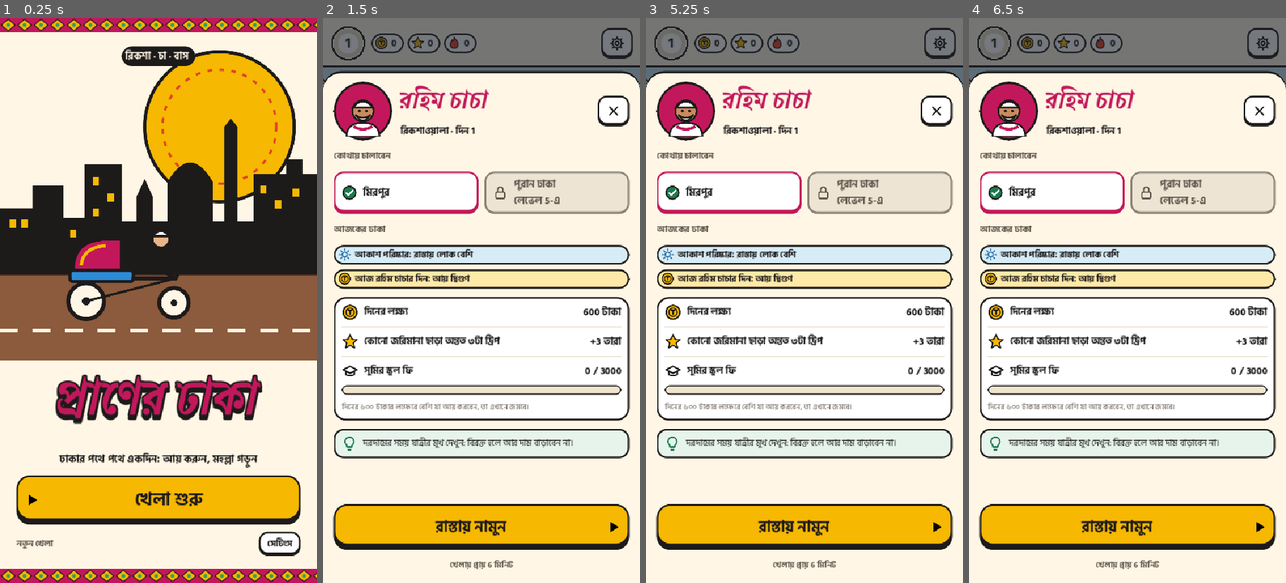
Above: before the commit, frames 1-4 (left to right).
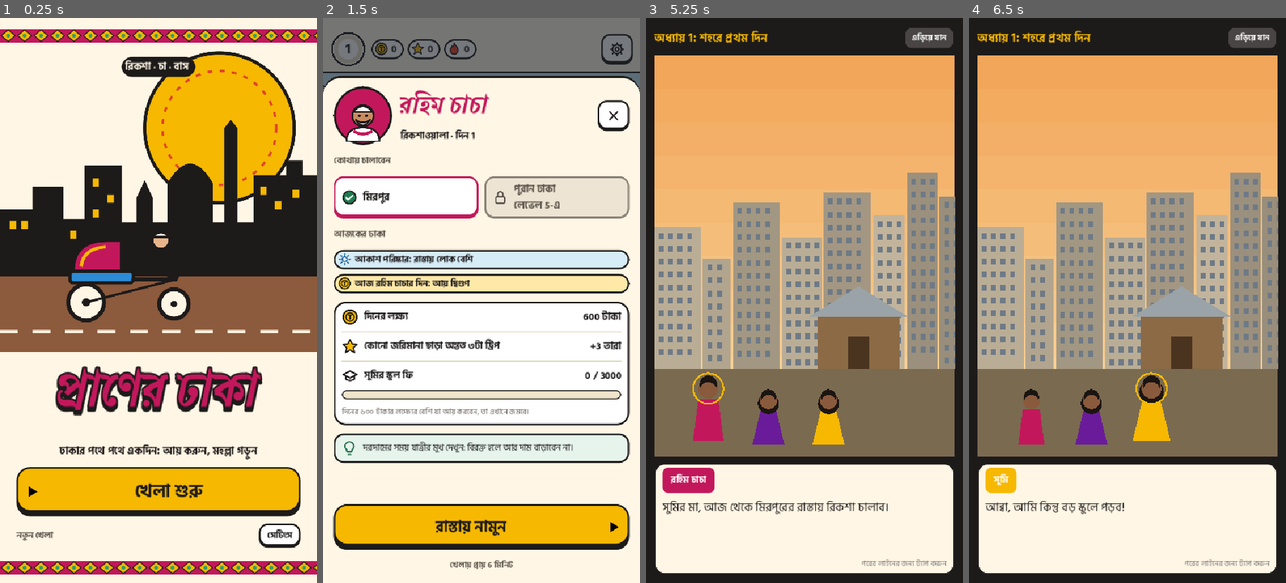
Above: after the commit, the same moments.

Repository: Habibur-Rahman-KUET-09/Dhakay-Akdin
Game: Godot game, scene res://scenes/main.tscn
The game is run twice, just before and just after one commit, with the same random seed, the same clock (stepped at 60 frames per second) and the same inputs.
Inputs (mouse positions are in pixels of both pictures, inside the frame that each line leads up to; where the layout moved, square brackets give the same spot in the first picture):
- Up to frame 1 (0.25 s): no input
- Up to frame 2 (1.5 s): click "খেলা শুরু" at 0.5 s; click (481, 486) [481, 492] at 1.25 s
- Up to frame 3 (5.25 s): click (804, 486) [804, 492] at 2 s; click (703, 244) [703, 238] at 2.75 s; click (804, 244) [804, 238] at 3.5 s; click (905, 244) [905, 238] at 4.25 s; click "মহল্লা" at 5 s
- Up to frame 4 (6.5 s): click "দোকান" at 5.75 s

The runs differ from the first frame. In frame 1, 23% of the frame differs, in the area x 0-100%, y 0-100%; in frame 2, 26%; in frame 3, 90%; in frame 4, 90%.

Commit message:
Menu art as PNG, and room at the top and bottom
- On the phone no icon, face or street showed: the Android export
  templates cannot read SVG (the files were in the APK). The art is now
  drawn out to PNG by tool/render_ui.js and read from that.
- The menus, the sheet, settings and the end of a day leave room for the
  phone's notch and gesture bar, plus a little air.

Co-Authored-By: Claude Opus 5.5 <noreply@anthropic.com>
Claude-Session: https://claude.ai/code/session_01D5VTTbiAkjZrLBvbSQEf7i

Diff:
--- a/game/scripts/ui/day_end.gd
+++ b/game/scripts/ui/day_end.gd
@@ -56,7 +56,8 @@
 	margin.size_flags_horizontal = Control.SIZE_EXPAND_FILL
 	for side in ["left", "right"]:
 		margin.add_theme_constant_override("margin_" + side, 16)
-	margin.add_theme_constant_override("margin_top", 26)
+	var room := Look.safe_insets(get_viewport())
+	margin.add_theme_constant_override("margin_top", 8 + room.x)
 	margin.add_theme_constant_override("margin_bottom", 12)
 	scroll.add_child(margin)
 	var page := VBoxContainer.new()
@@ -77,7 +78,7 @@
 	for side in ["left", "right"]:
 		pad.add_theme_constant_override("margin_" + side, 16)
 	pad.add_theme_constant_override("margin_top", 8)
-	pad.add_theme_constant_override("margin_bottom", 18)
+	pad.add_theme_constant_override("margin_bottom", 4 + room.y)
 	pad.add_child(buttons)
 	col.add_child(pad)
 	var home := Look.chunky(s.t("toMohalla"), Look.YELLOW, Look.OUTLINE, 24, 7, 22)
--- a/game/scripts/ui/home.gd
+++ b/game/scripts/ui/home.gd
@@ -136,8 +136,11 @@
 
 
 func _title_page() -> void:
+	var room := Look.safe_insets(get_viewport())
 	var col := VBoxContainer.new()
 	col.set_anchors_preset(Control.PRESET_FULL_RECT)
+	col.offset_top = room.x
+	col.offset_bottom = -room.y
 	col.add_theme_constant_override("separation", 0)
 	add_child(col)
 	col.add_child(Look.band(24))
@@ -249,7 +252,7 @@
 	style.border_width_bottom = 3
 	style.content_margin_left = 12
 	style.content_margin_right = 12
-	style.content_margin_top = 12
+	style.content_margin_top = 4 + Look.safe_insets(get_viewport()).x
 	style.content_margin_bottom = 10
 	panel.add_theme_stylebox_override("panel", style)
 	var row := HBoxContainer.new()
@@ -320,7 +323,7 @@
 	var style := StyleBoxFlat.new()
 	style.bg_color = Look.OUTLINE
 	style.content_margin_top = 8
-	style.content_margin_bottom = 12
+	style.content_margin_bottom = 4 + Look.safe_insets(get_viewport()).y
 	style.content_margin_left = 4
 	style.content_margin_right = 4
 	panel.add_theme_stylebox_override("panel", style)
@@ -713,10 +716,10 @@
 	style.content_margin_left = 18
 	style.content_margin_right = 18
 	style.content_margin_top = 18
-	style.content_margin_bottom = 18
+	style.content_margin_bottom = 4 + Look.safe_insets(get_viewport()).y
 	panel.add_theme_stylebox_override("panel", style)
 	panel.set_anchors_preset(Control.PRESET_FULL_RECT)
-	panel.offset_top = 90
+	panel.offset_top = 80 + Look.safe_insets(get_viewport()).x
 	shade.add_child(panel)
 	var col := VBoxContainer.new()
 	col.add_theme_constant_override("separation", 14)
@@ -1540,8 +1543,9 @@
 	panel.set_anchors_preset(Control.PRESET_FULL_RECT)
 	panel.offset_left = 14
 	panel.offset_right = -14
-	panel.offset_top = 36
-	panel.offset_bottom = -36
+	var room := Look.safe_insets(get_viewport())
+	panel.offset_top = 18 + room.x
+	panel.offset_bottom = -(18 + room.y)
 	shade.add_child(panel)
 	var col := VBoxContainer.new()
 	col.add_theme_constant_override("separation", 12)
--- a/game/scripts/ui/look.gd
+++ b/game/scripts/ui/look.gd
@@ -70,22 +70,22 @@
 static var _icons := {}
 
 
-## An icon from textures/ui/ (SVG, drawn at the size asked for, twice over
-## for sharp phone screens). Line icons are white: tint them with modulate.
-static func icon_texture(name: String, px := 32) -> Texture2D:
-	var key := "%s@%d" % [name, px]
+## An icon from textures/ui/ (drawn from the SVGs there by
+## tool/render_ui.js, kept as PNG so every build can read it), made `px`
+## wide at `density` pixels each (twice over for sharp phone screens).
+## Line icons are white: tint them with modulate.
+static func icon_texture(name: String, px := 32, density := 2.0) -> Texture2D:
+	var key := "%s@%d@%.1f" % [name, px, density]
 	if _icons.has(key):
 		return _icons[key]
 	var img := Image.new()
-	var bytes := FileAccess.get_file_as_bytes("res://textures/ui/%s.svg" % name)
-	var natural := 64.0
-	var head := bytes.get_string_from_utf8().substr(0, 160)
-	var m := RegEx.create_from_string("width=\"(\\d+)\"").search(head)
-	if m:
-		natural = float(m.get_string(1))
-	if bytes.is_empty() or img.load_svg_from_buffer(bytes, px * 2.0 / natural) != OK:
+	var bytes := FileAccess.get_file_as_bytes("res://textures/ui/%s.png" % name)
+	if bytes.is_empty() or img.load_png_from_buffer(bytes) != OK:
 		push_error("icon %s missing" % name)
 		img = Image.create(4, 4, false, Image.FORMAT_RGBA8)
+	var w := maxi(1, int(round(px * density)))
+	if w < img.get_width():
+		img.resize(w, maxi(1, int(round(img.get_height() * float(w) / img.get_width()))), Image.INTERPOLATE_LANCZOS)
 	var tex := ImageTexture.create_from_image(img)
 	_icons[key] = tex
 	return tex
@@ -217,8 +217,8 @@
 ## A painted strip of diamonds, as along a rickshaw's hood.
 static func band(height := 22) -> TextureRect:
 	var r := TextureRect.new()
-	# The tile is 26 x 22 at 2x: drawn as is, so load it at the band's height.
-	r.texture = icon_texture("band", int(round(height * 52.0 / 88.0)))
+	# Tiles are drawn as they are: one pixel each, as tall as the band.
+	r.texture = icon_texture("band", int(round(height * 104.0 / 88.0)), 1.0)
 	r.stretch_mode = TextureRect.STRETCH_TILE
 	r.expand_mode = TextureRect.EXPAND_IGNORE_SIZE
 	r.custom_minimum_size = Vector2(0, height)
@@ -231,3 +231,17 @@
 static func true_colours(b: Button) -> void:
 	for state in ["icon_normal_color", "icon_hover_color", "icon_pressed_color", "icon_focus_color", "icon_hover_pressed_color"]:
 		b.add_theme_color_override(state, Color.WHITE)
+
+
+## Room to leave at the top and bottom of a full screen (x: top, y:
+## bottom), in the viewport's pixels: the phone's notch and gesture bar,
+## if it reports them, plus a little air either way.
+static func safe_insets(vp: Viewport, air := Vector2(18, 14)) -> Vector2:
+	var out := air
+	var win := DisplayServer.window_get_size()
+	var safe := DisplayServer.get_display_safe_area()
+	if win.y > 0 and safe.size.y > 0:
+		var k := vp.get_visible_rect().size.y / float(win.y)
+		out.x += clampf(safe.position.y * k, 0.0, 80.0)
+		out.y += clampf((win.y - safe.end.y) * k, 0.0, 80.0)
+	return out
Not shown, changed: game/export_presets.cfg
Binary file added: game/textures/ui/awning.png
Binary file added: game/textures/ui/babu.png
Binary file added: game/textures/ui/back.png
Binary file added: game/textures/ui/bag.png
Binary file added: game/textures/ui/band.png
Binary file added: game/textures/ui/bench.png
Binary file added: game/textures/ui/bolt.png
Binary file added: game/textures/ui/book.png
Binary file added: game/textures/ui/bulb.png
Binary file added: game/textures/ui/bunting.png
Binary file added: game/textures/ui/calendar.png
(and 39 more such lines)
